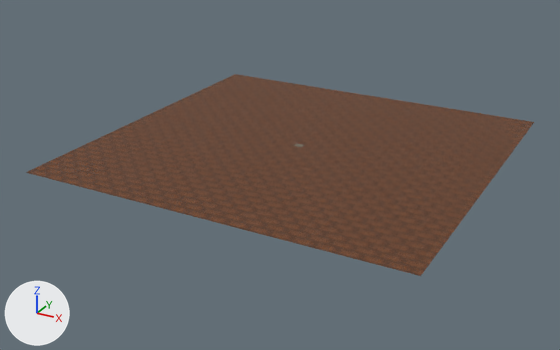
One commit to the FBX model Assets/Models/Floor/Floor.fbx: the scene before it, then after it.
Before and after are seen from a camera (50 mm lens) standing at (0.845, -1.67, 0.755) and looking at (-0.067, -0.012, -0.074). The axes (+X, +Y, +Z) are drawn at lower left. The lights are the same throughout. Where no turn or scale is listed for an object, it has been applied to the vertices.

The older version as bpy lines, for what is in view:
```python
me_mesh = bpy.data.meshes.new('Mesh')
me_mesh.from_pydata(...)  # 90 vertices, 67 faces; spans x -0.537..0.471, y -0.445..0.524, z -0.002..0.0
me_mesh.materials.append(mat_floormaterial)
ob_floor = bpy.data.objects.new('Floor', me_mesh)
ob_floor.location = (0.0, 0.0, 0.0)
```
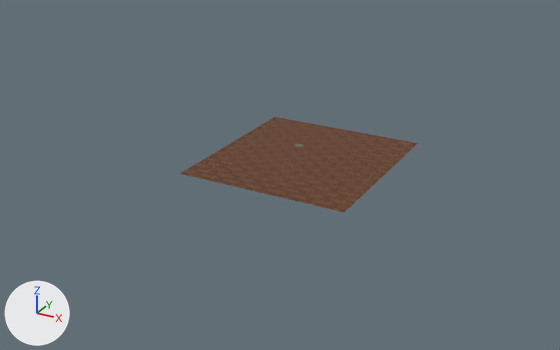
Boxes (x1, y1, x2, y2) around the edits, measured in the pictures (560 x 350 px):
'Floor', reshaped (53% narrower, 53% shorter)
    before: (26, 74, 534, 276)
    after: (180, 117, 418, 212)

What changed in the scene script:
```text
Change me_mesh:
    used by ob_floor; location = (0.0, 0.0, 0.0)
    remove me_mesh.from_pydata(...)  # 90 vertices, 67 faces; spans x -0.537..0.471, y -0.445..0.524, z -0.002..0.0
    add me_mesh.from_pydata(...)  # 95 vertices, 74 faces; spans x -0.204..0.235, y -0.27..0.204, z -0.002..0.0
    me_mesh part 1
    4 vertices are removed from x -0.537..0.471, y -0.445..0.524, z 0.0
    5 faces are deleted
    1 vertex moves from x 0.471, y -0.445, z 0.0 to x 0.235, y -0.27, z 0.0
    9 vertices are added at x -0.204..0.235, y -0.27..0.204, z 0.0
    12 new faces join them
```
